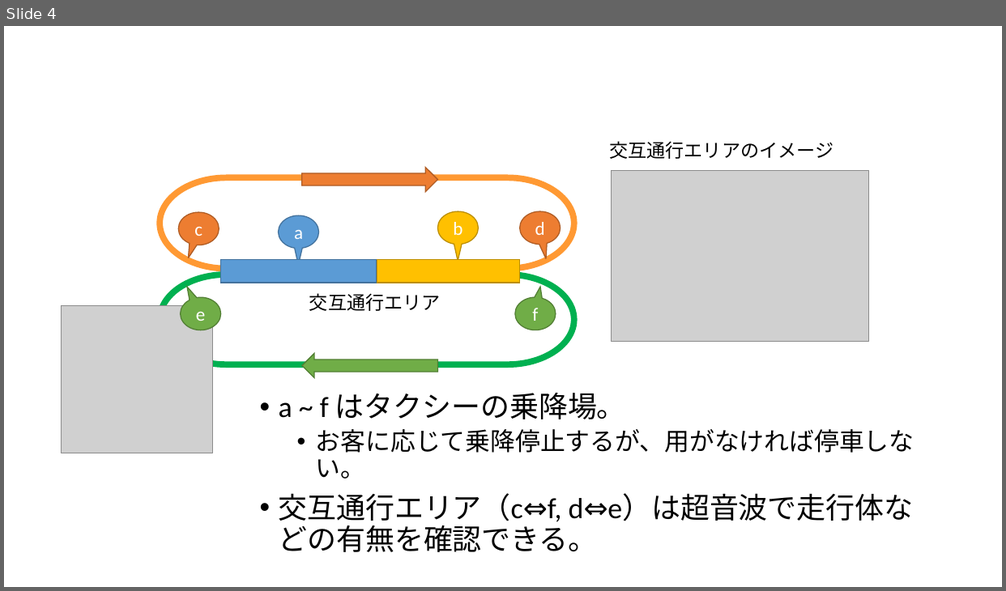
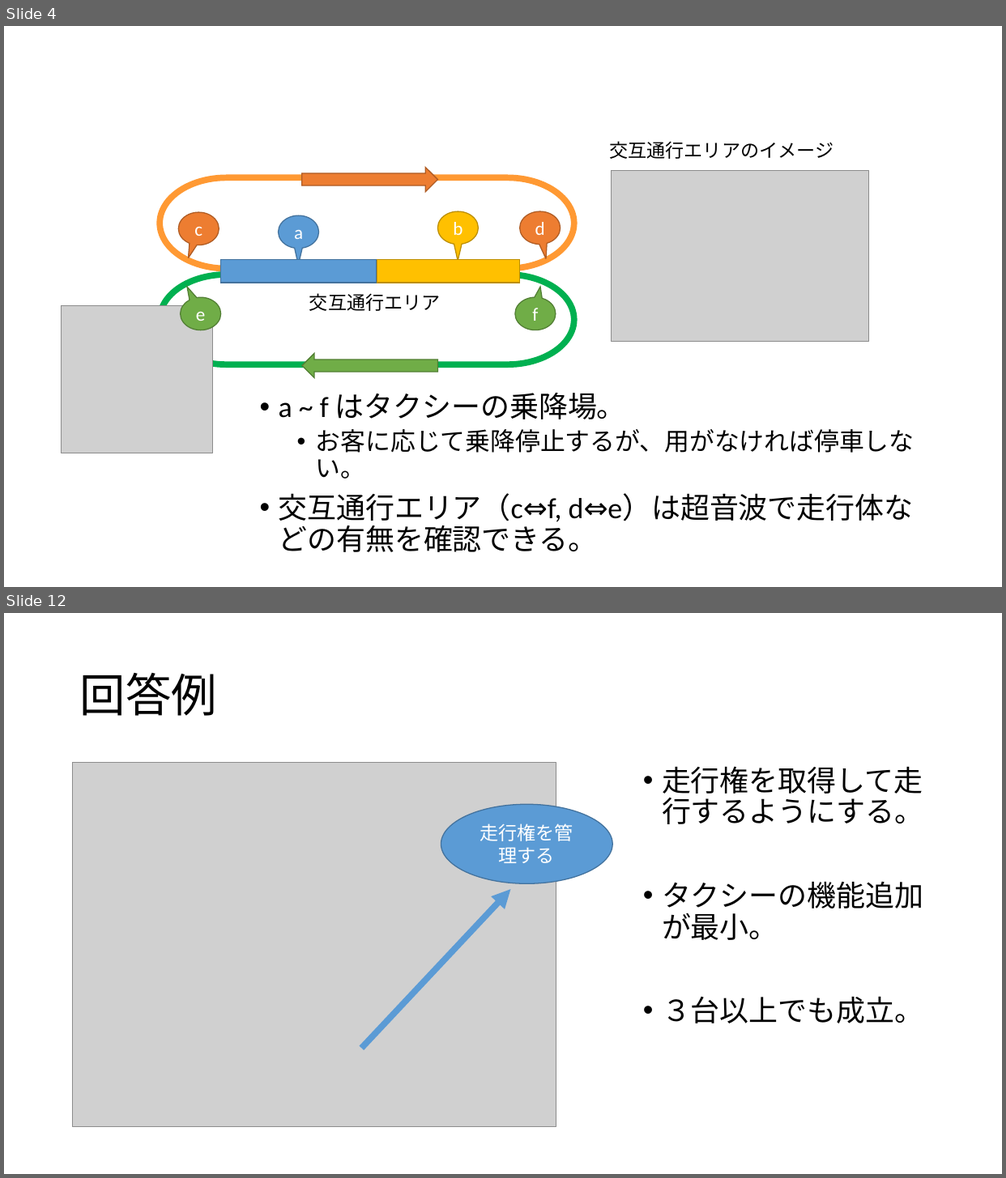
Before and after one commit to nichiyoubi/model_checking_exercise, a slide deck: memo/課題検討hayakawa.pptx. Shown one above the other, each under a label of ours: slide 4 before the commit, slides 4 and 12 after it; the slides between them are not shown. The pictures are 1006x591 and 1006x1178 pixels, drawn with LibreOffice and Linux fonts; fonts in the diff are those of the drawing; grey boxes stand for pictures. Boxes give left, top, right and bottom in pixels: in the first picture for what was removed or moved away, otherwise in the second. Text is boxed around its words. In the diff, an @@ line names an element or a change of style, - is before the commit and + after.

```diff
--- a/memo/課題検討hayakawa.pptx
+++ b/memo/課題検討hayakawa.pptx
@@ slide 12 added at bbox=[4, 613, 1002, 1174], background #FFFFFF @@
@@ title added at bbox=[80, 673, 217, 716], 44 pt, text #000000 @@
+回答例
@@ picture added at bbox=[73, 763, 556, 1127] @@
@@ text added at bbox=[662, 766, 923, 1024], 28 pt, text #000000 @@
+• 走行権を取得して走行するようにする。
+• タクシーの機能追加が最小。
+• ３台以上でも成立。
@@ ellipse added at bbox=[441, 805, 612, 884], fill #5B9BD5, outline #43739E 1 pt, 18 pt, text #FFFFFF @@
+走行権を管理する
@@ arrow added from (362, 1049) to (511, 889), #5B9BD5 6 pt @@
```
Also in this commit, not shown: 2 slides changed, 5 other slides added, 4 slides removed, 1 other file.
